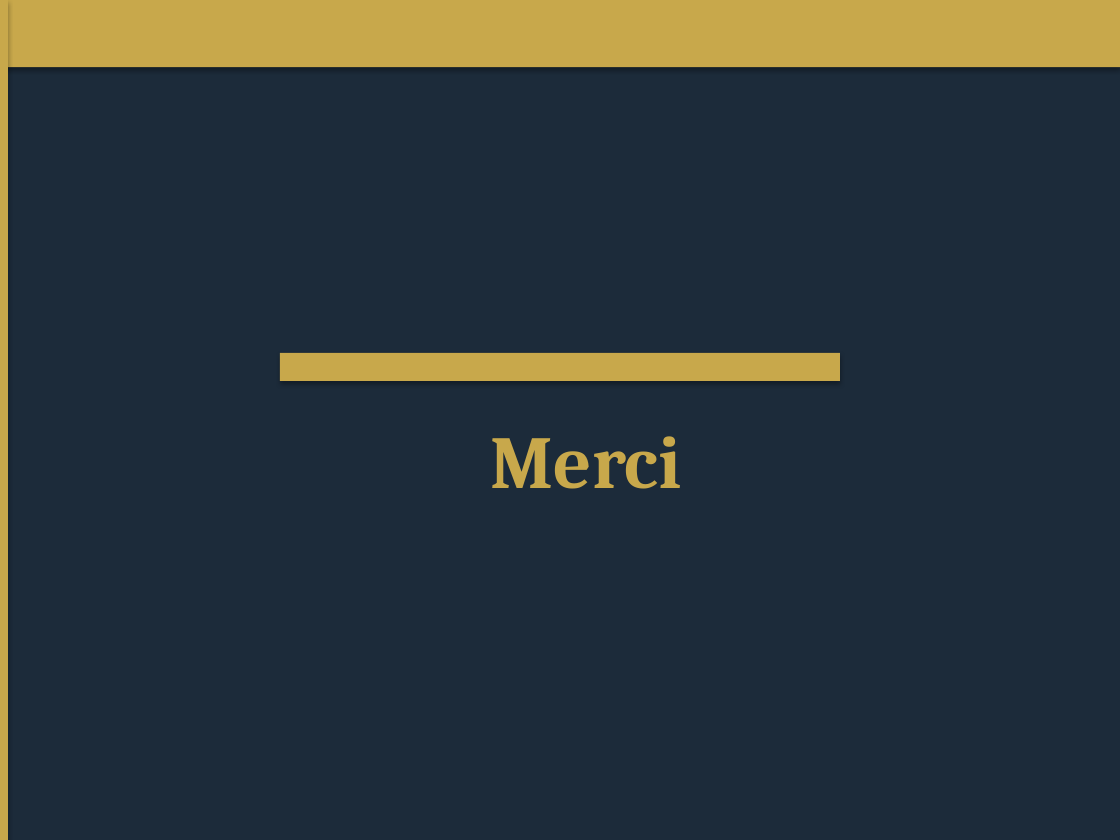
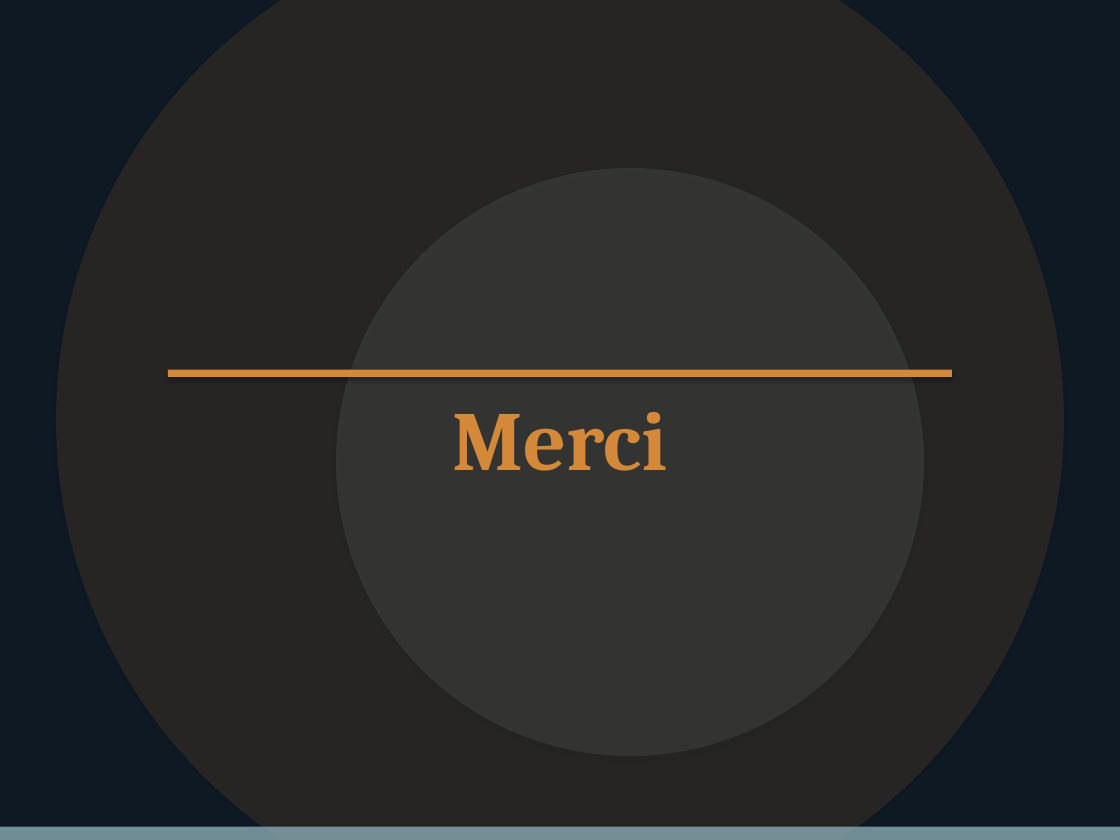
Before and after one commit to matisselebretonmatisselebreton-arch/salut, a slide deck: slide 5 of input/test_corporate_redesigned.pptx. Drawn at 1120x840 pixels with LibreOffice and Linux fonts; fonts in the diff are those of the drawing. Boxes give left, top, right and bottom in pixels: in the first picture for what was removed or moved away, otherwise in the second. Text is boxed around its words. In the diff, an @@ line names an element or a change of style, - is before the commit and + after.

```diff
--- a/input/test_corporate_redesigned.pptx
+++ b/input/test_corporate_redesigned.pptx
@@ background #1C2B3A to #0F1923 @@
@@ rectangle removed at [0, 0, 1120, 67] @@
@@ rectangle removed at [0, 0, 8, 840] @@
@@ ellipse added at [56, 0, 1064, 840], fill #D4893A at 12% opacity @@
@@ ellipse added at [336, 168, 924, 756], fill #8AABB5 at 14% opacity @@
@@ text "Merci": place and size @@
-text "Merci" at [491, 436, 682, 489]
+text "Merci" at [453, 412, 668, 471]
@@ text "Merci" at [453, 412, 668, 471]: size 48 to 54 pt, text colour #C8A84B to #D4893A @@
@@ rectangle: place and size @@
-rectangle at [280, 353, 840, 381]
+rectangle at [168, 370, 952, 377]
@@ rectangle at [168, 370, 952, 377]: fill #C8A84B to #D4893A @@
@@ rectangle added at [0, 827, 1120, 840], fill #8AABB5 at 80% opacity @@
```
Also in this commit, not shown: 4 other slides changed.
